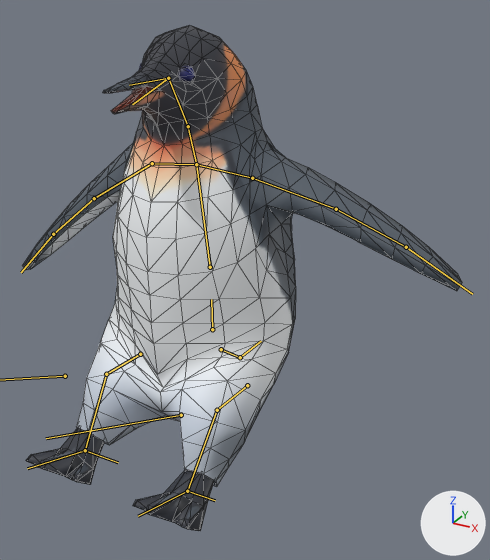
The glTF model assets/3D/Penguins/KingPenguin/KingPenguin.gltf as it was, and as the next commit left it.
Rendered twice from a 50 mm lens placed at (0.706, -1.194, 1.192), pointed at (0.081, -0.058, 0.624). Lighting does not change. The marker at lower right points along +X, +Y and +Z. Both versions are drawn at frame 12 of the action 'sway loop'; the numbers are the values there. The bones that bend it are drawn over the model as lines. Mesh edges are drawn as thin lines.

The first picture shows 'KingPenguin'.
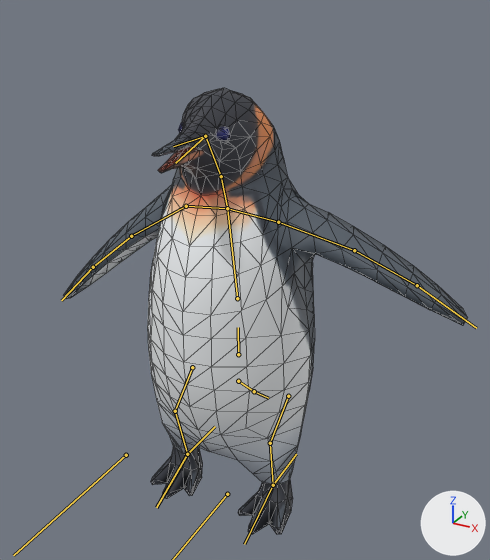
The change, as a diff of the scene's bpy script:
```diff
--- a/assets/3D/Penguins/KingPenguin/KingPenguin.gltf.py
+++ b/assets/3D/Penguins/KingPenguin/KingPenguin.gltf.py
@@ bone_lower_torso @@
 bone_lower_torso = bpy.data.objects['Armature'].pose.bones['Lower Torso']
-bone_lower_torso.location = (0.0, 0.126, 0.113)
+bone_lower_torso.location = (0.0, 0.0, 0.0)
@@ bone_left_upper_leg @@
 bone_left_upper_leg = bpy.data.objects['Armature'].pose.bones['Left Upper Leg']  # child of 'Lower Torso'
-bone_left_upper_leg.location = (0.001, 0.052, 0.074)
-bone_left_upper_leg.rotation_quaternion = (0.919, 0.393, 0.001, -0.01)  # degrees (46, 1, -1)
+bone_left_upper_leg.location = (0.0, 0.0, 0.0)
+bone_left_upper_leg.rotation_quaternion = (1.0, 0.0, 0.0, 0.0)  # degrees (0, 0, 0)
@@ bone_left_lower_leg @@
 bone_left_lower_leg = bpy.data.objects['Armature'].pose.bones['Left Lower Leg']  # child of 'Left Upper Leg'
-bone_left_lower_leg.rotation_quaternion = (0.999, 0.038, 0.0, 0.0)  # degrees (4, 0, 0)
+bone_left_lower_leg.rotation_quaternion = (1.0, 0.0, 0.0, 0.0)  # degrees (0, 0, 0)
@@ bone_left_foot @@
 bone_left_foot = bpy.data.objects['Armature'].pose.bones['Left Foot']  # child of 'Left Lower Leg'
-bone_left_foot.rotation_quaternion = (0.999, -0.046, 0.006, -0.01)  # degrees (-5, 1, -1)
+bone_left_foot.rotation_quaternion = (1.0, 0.0, 0.0, 0.0)  # degrees (0, 0, 0)
@@ bone_inner_tail @@
 bone_inner_tail = bpy.data.objects['Armature'].pose.bones['Inner Tail']  # child of 'Lower Torso'
-bone_inner_tail.location = (0.0, 0.02, -0.029)
-bone_inner_tail.rotation_quaternion = (0.998, -0.061, 0.0, 0.0)  # degrees (-7, 0, 0)
+bone_inner_tail.location = (0.0, 0.0, 0.0)
+bone_inner_tail.rotation_quaternion = (1.0, 0.0, 0.0, 0.0)  # degrees (0, 0, 0)
@@ bone_outer_tail @@
 bone_outer_tail = bpy.data.objects['Armature'].pose.bones['Outer Tail']  # child of 'Inner Tail'
-bone_outer_tail.rotation_quaternion = (0.97, -0.242, 0.0, 0.0)  # degrees (-28, 0, 0)
+bone_outer_tail.rotation_quaternion = (1.0, 0.0, 0.0, 0.0)  # degrees (0, 0, 0)
@@ bone_right_upper_leg @@
 bone_right_upper_leg = bpy.data.objects['Armature'].pose.bones['Right Upper Leg']  # child of 'Lower Torso'
-bone_right_upper_leg.location = (-0.001, 0.052, 0.074)
-bone_right_upper_leg.rotation_quaternion = (0.919, 0.393, -0.001, 0.01)  # degrees (46, -1, 1)
+bone_right_upper_leg.location = (0.0, 0.0, 0.0)
+bone_right_upper_leg.rotation_quaternion = (1.0, 0.0, 0.0, 0.0)  # degrees (0, 0, 0)
@@ bone_right_lower_leg @@
 bone_right_lower_leg = bpy.data.objects['Armature'].pose.bones['Right Lower Leg']  # child of 'Right Upper Leg'
-bone_right_lower_leg.rotation_quaternion = (0.999, 0.038, 0.0, 0.0)  # degrees (4, 0, 0)
+bone_right_lower_leg.rotation_quaternion = (1.0, 0.0, 0.0, 0.0)  # degrees (0, 0, 0)
@@ bone_right_foot @@
 bone_right_foot = bpy.data.objects['Armature'].pose.bones['Right Foot']  # child of 'Right Lower Leg'
-bone_right_foot.rotation_quaternion = (0.999, -0.046, -0.006, 0.01)  # degrees (-5, -1, 1)
+bone_right_foot.rotation_quaternion = (1.0, 0.0, 0.0, 0.0)  # degrees (0, 0, 0)
```

Changed parts and their boxes [x1, y1, x2, y2] in the pictures (490 x 560 px):
'KingPenguin', posed (8% narrower, 12% shorter): before [23, 25, 462, 531]; after [64, 88, 468, 534]
bone 'Lower Torso', root to tip: before (212, 329) to (211, 299); after (238, 354) to (238, 327)
bone 'Left Upper Leg', root to tip: before (247, 385) to (217, 410); after (288, 396) to (270, 443)
bone 'Left Lower Leg', root to tip: before (217, 410) to (187, 491); after (270, 443) to (273, 485)
bone 'Left Foot', root to tip: before (187, 491) to (138, 516); after (273, 485) to (244, 544)
bone 'Inner Tail', root to tip: before (221, 349) to (240, 357); after (238, 381) to (254, 391)
bone 'Outer Tail', root to tip: before (240, 357) to (261, 341); after (254, 391) to (268, 398)
bone 'Right Upper Leg', root to tip: before (140, 354) to (106, 374); after (192, 367) to (175, 411)
bone 'Right Lower Leg', root to tip: before (106, 374) to (85, 450); after (175, 411) to (187, 454)
bone 'Right Foot', root to tip: before (85, 450) to (27, 468); after (187, 454) to (156, 507)
